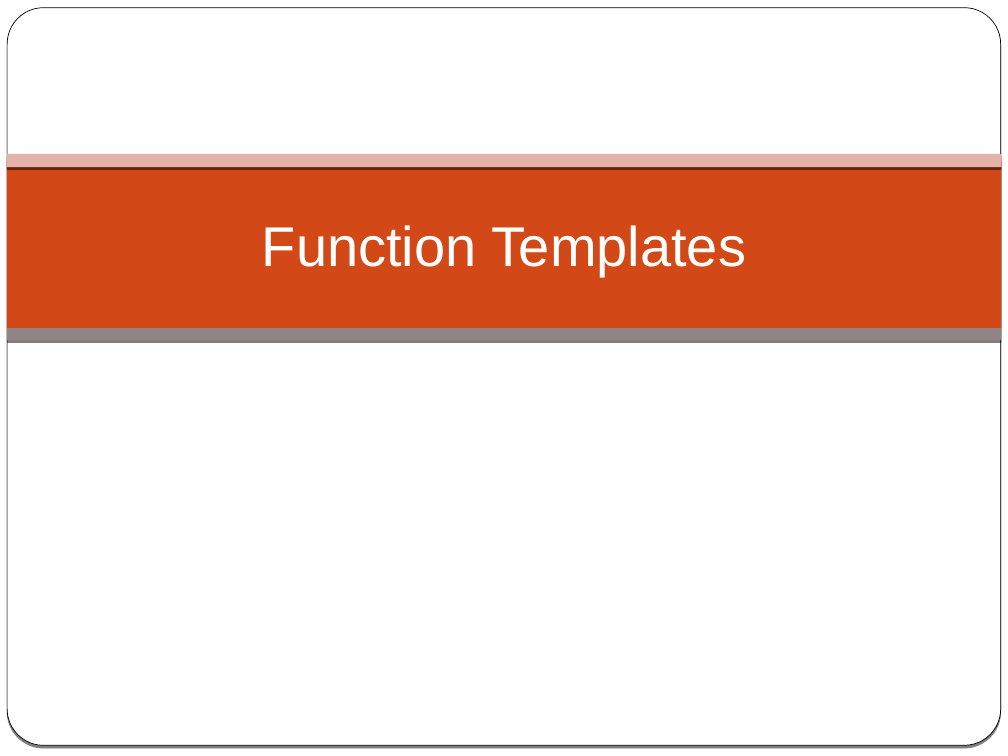
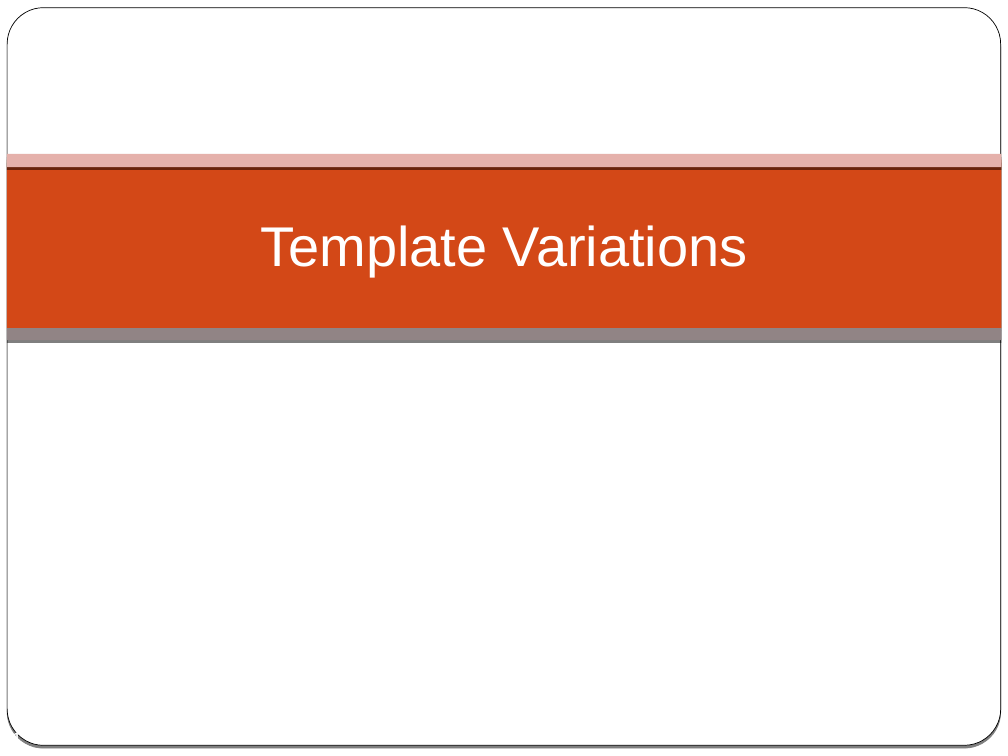
Before and after one commit to cpp-at-ariel/cpp-5778, a slide deck: slide 1 of week09-metaprogramming/slides.odp. Drawn at 1008x756 pixels with LibreOffice and Linux fonts; fonts in the diff are those of the drawing. Boxes give left, top, right and bottom in pixels: in the first picture for what was removed or moved away, otherwise in the second. Text is boxed around its words. In the diff, an @@ line names an element or a change of style, - is before the commit and + after.

```diff
--- a/week09-metaprogramming/slides.odp
+++ b/week09-metaprogramming/slides.odp
@@ title at (x1=260, y1=225, x2=748, y2=276): text changed @@
-Function Templates
+Template Variations
```
Also in this commit, not shown: 7 other slides changed, 2 slides added, 53 slides removed, 16 other files.
